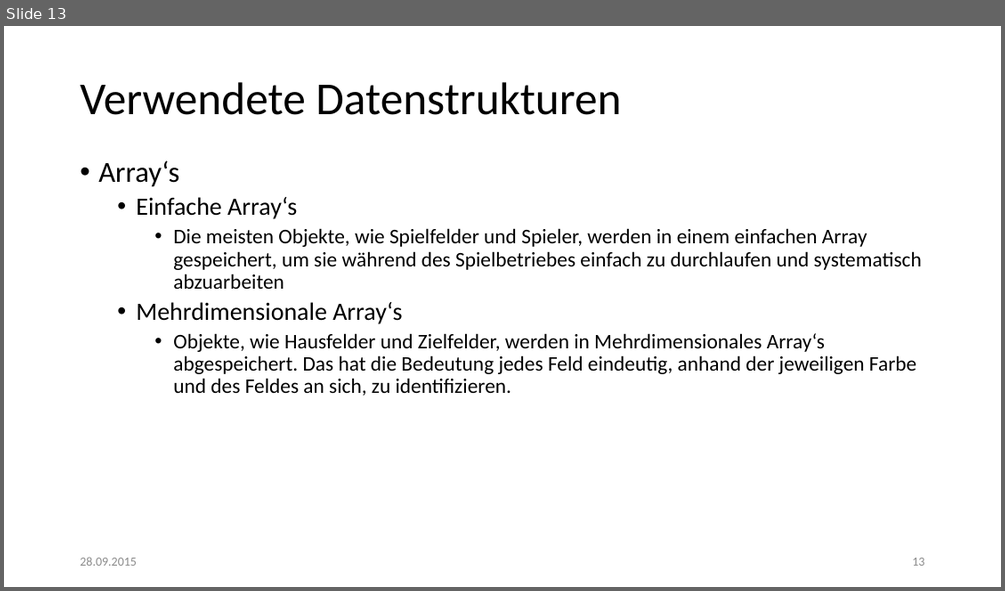
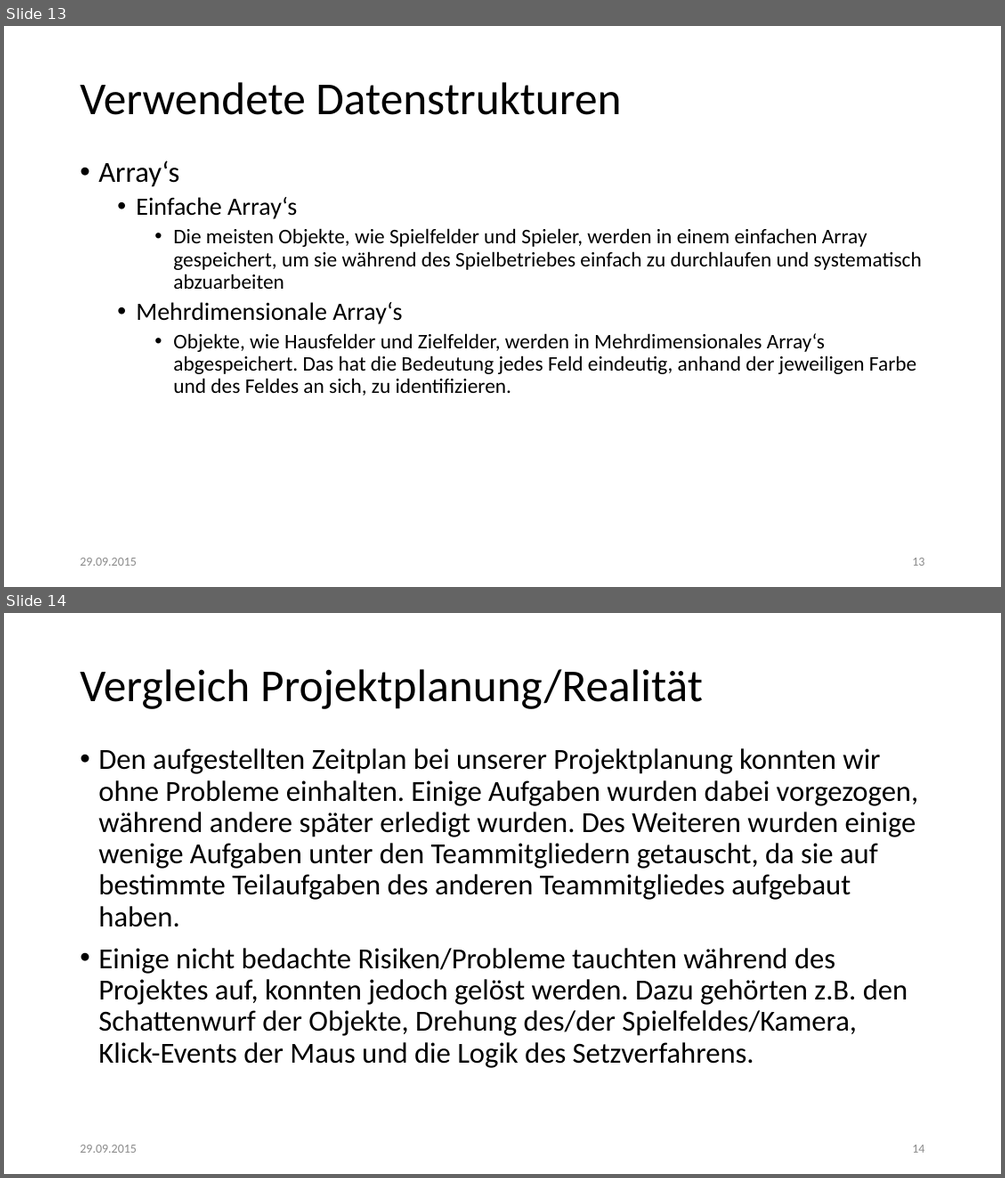
Before and after one commit to lukasleitsch/mensch-aergere-dich-nicht, a slide deck: Finale Präsentation.pptx. Shown one above the other, each under a label of ours: slide 13 before the commit, slides 13 and 14 after it. The pictures are 1005x591 and 1005x1178 pixels, drawn with LibreOffice and Linux fonts; fonts in the diff are those of the drawing. Boxes give left, top, right and bottom in pixels: in the first picture for what was removed or moved away, otherwise in the second. Text is boxed around its words. In the diff, an @@ line names an element or a change of style, - is before the commit and + after.

```diff
--- a/Finale Präsentation.pptx
+++ b/Finale Präsentation.pptx
@@ slide 14 added at [4,613,1001,1174], background #FFFFFF @@
@@ title added at [80,669,703,709], 44 pt, text #000000 @@
+Vergleich Projektplanung/Realität
@@ text added at [98,748,919,1068], 28 pt, text #000000 @@
+• Den aufgestellten Zeitplan bei unserer Projektplanung konnten wir ohne Probleme einhalten. Einige Aufgaben wurden dabei vorgezogen, während andere später erledigt wurden. Des Weiteren wurden einige wenige Aufgaben unter den Teammitgliedern getauscht, da sie auf bestimmte Teilaufgaben des anderen Teammitgliedes aufgebaut haben.
+• Einige nicht bedachte Risiken/Probleme tauchten während des Projektes auf, konnten jedoch gelöst werden. Dazu gehörten z.B. den Schattenwurf der Objekte, Drehung des/der Spielfeldes/Kamera, Klick-Events der Maus und die Logik des Setzverfahrens.
@@ text added at [80,1144,137,1152], 12 pt, text #8C8C8C @@
+29.09.2015
@@ page number added at [912,1144,924,1152], 12 pt, text #8C8C8C @@
+14
@@ slide 13 changed as well @@
@@ text at [80,557,137,565]: text changed @@
-28.09.2015
+29.09.2015
```
Also in this commit, not shown: 12 other slides changed, 9 other slides added.
